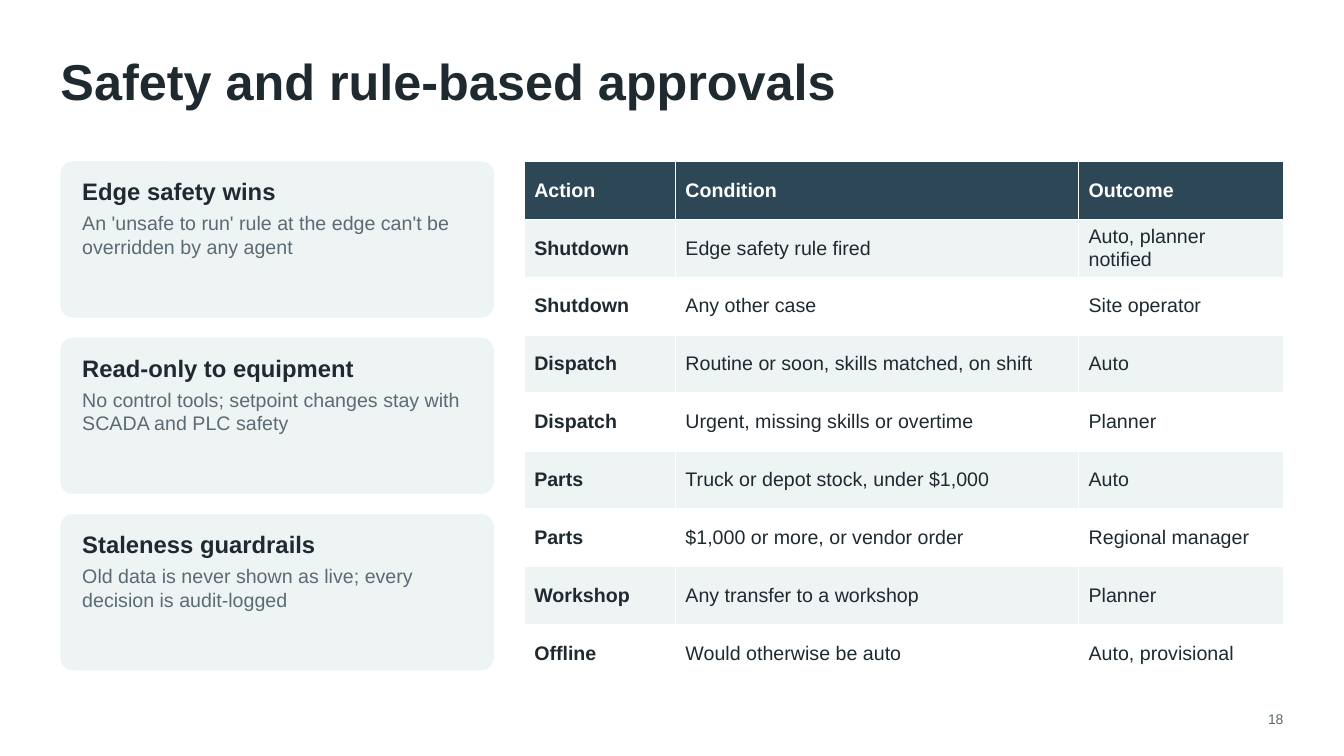
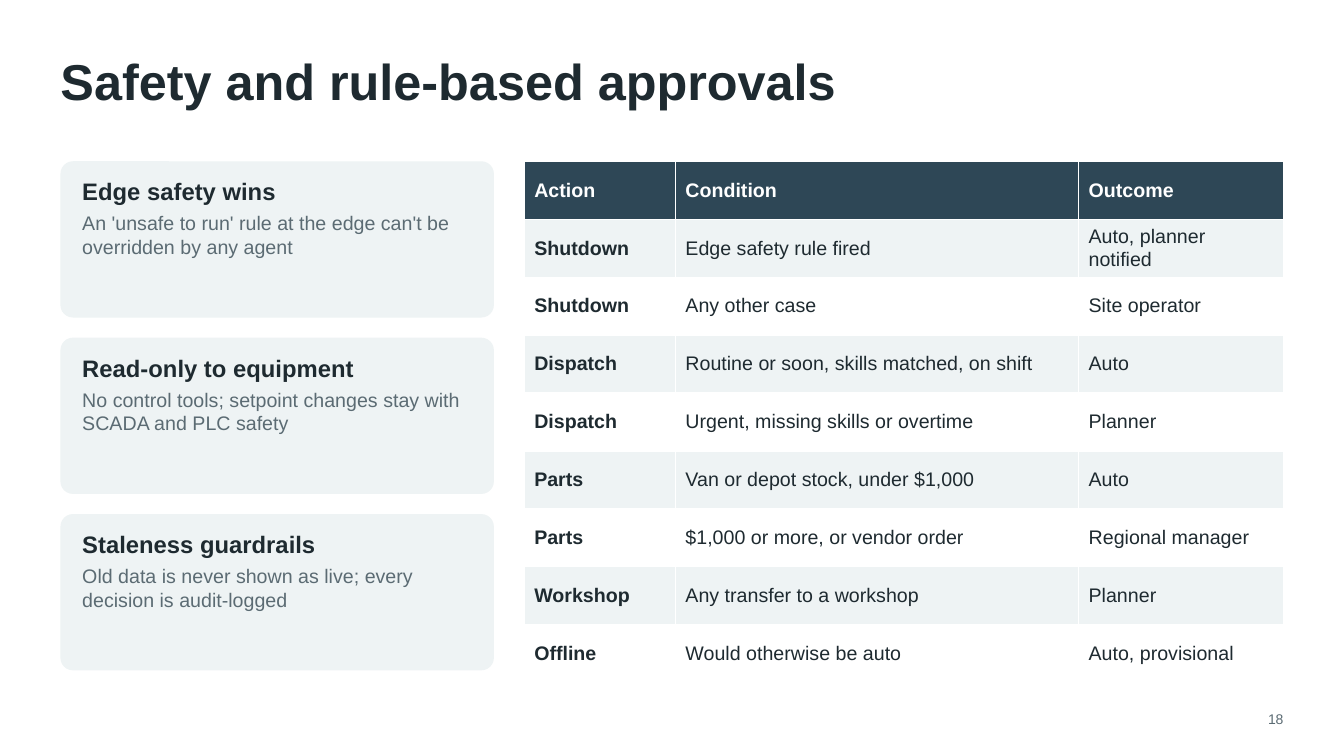
Before and after one commit to chandra50/hybrid-ai-service, a slide deck: slide 18 of docs/hybrid-ai-design.pptx. Drawn at 1344x756 pixels with LibreOffice and Linux fonts; fonts in the diff are those of the drawing. Boxes give left, top, right and bottom in pixels: in the first picture for what was removed or moved away, otherwise in the second. Text is boxed around its words. In the diff, an @@ line names an element or a change of style, - is before the commit and + after.

```diff
--- a/docs/hybrid-ai-design.pptx
+++ b/docs/hybrid-ai-design.pptx
@@ table at (x1=524, y1=161, x2=1284, y2=683) @@
-row 6, column 2: Truck or depot stock, under $1,000
+row 6, column 2: Van or depot stock, under $1,000
```
Also in this commit, not shown: 8 other slides changed, 19 other files.
